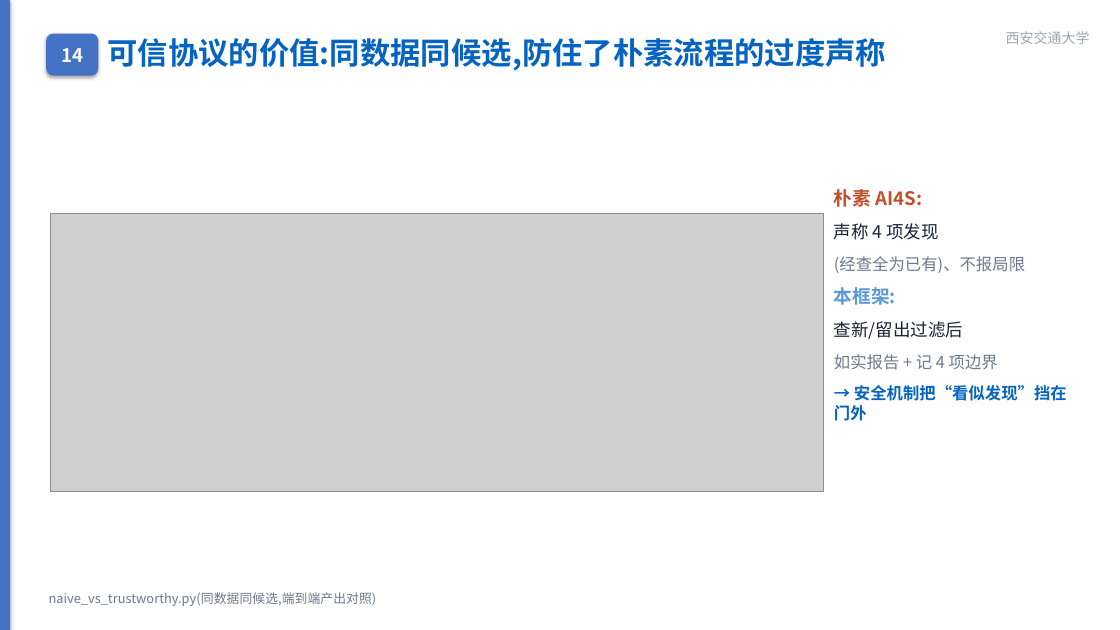
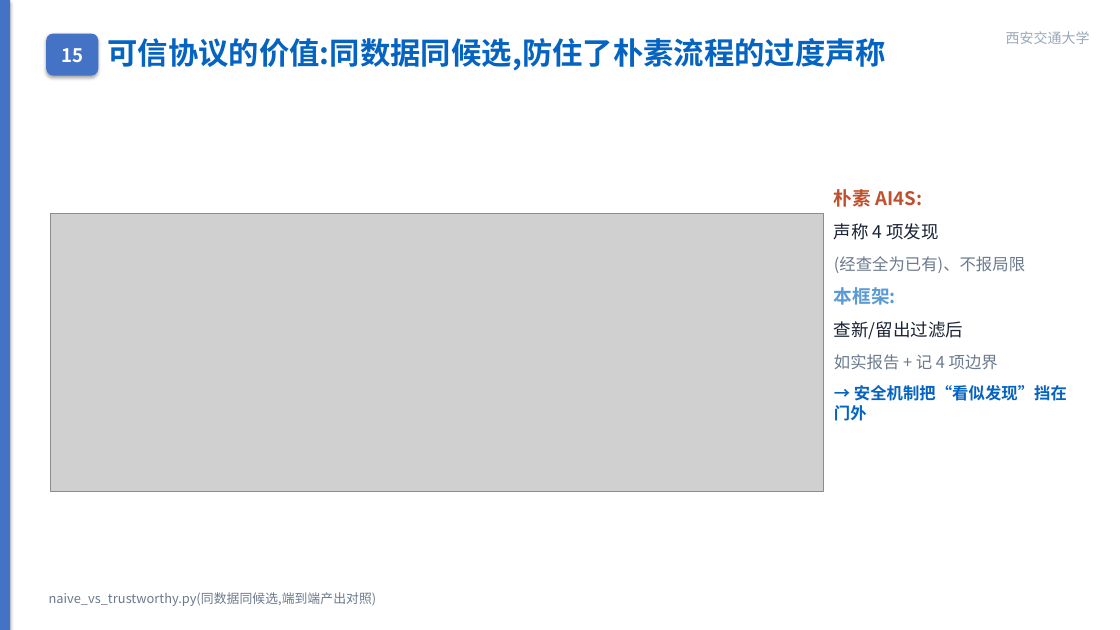
Before and after one commit to wbz0429/PathPlanningwithEnergy, a slide deck: slide 18 of autoresearch/energy_m100/experiments/midterm_defense.pptx (slide 17 before the commit). Drawn at 1120x630 pixels with LibreOffice and Linux fonts; fonts in the diff are those of the drawing; grey boxes stand for pictures. Boxes give left, top, right and bottom in pixels: in the first picture for what was removed or moved away, otherwise in the second. Text is boxed around its words. In the diff, an @@ line names an element or a change of style, - is before the commit and + after.

```diff
--- a/autoresearch/energy_m100/experiments/midterm_defense.pptx
+++ b/autoresearch/energy_m100/experiments/midterm_defense.pptx
@@ text in rounded rectangle at [61,48,83,62]: text changed @@
-14
+15
```
Also in this commit, not shown: 10 other slides changed, 5 slides removed, 3 other files.
